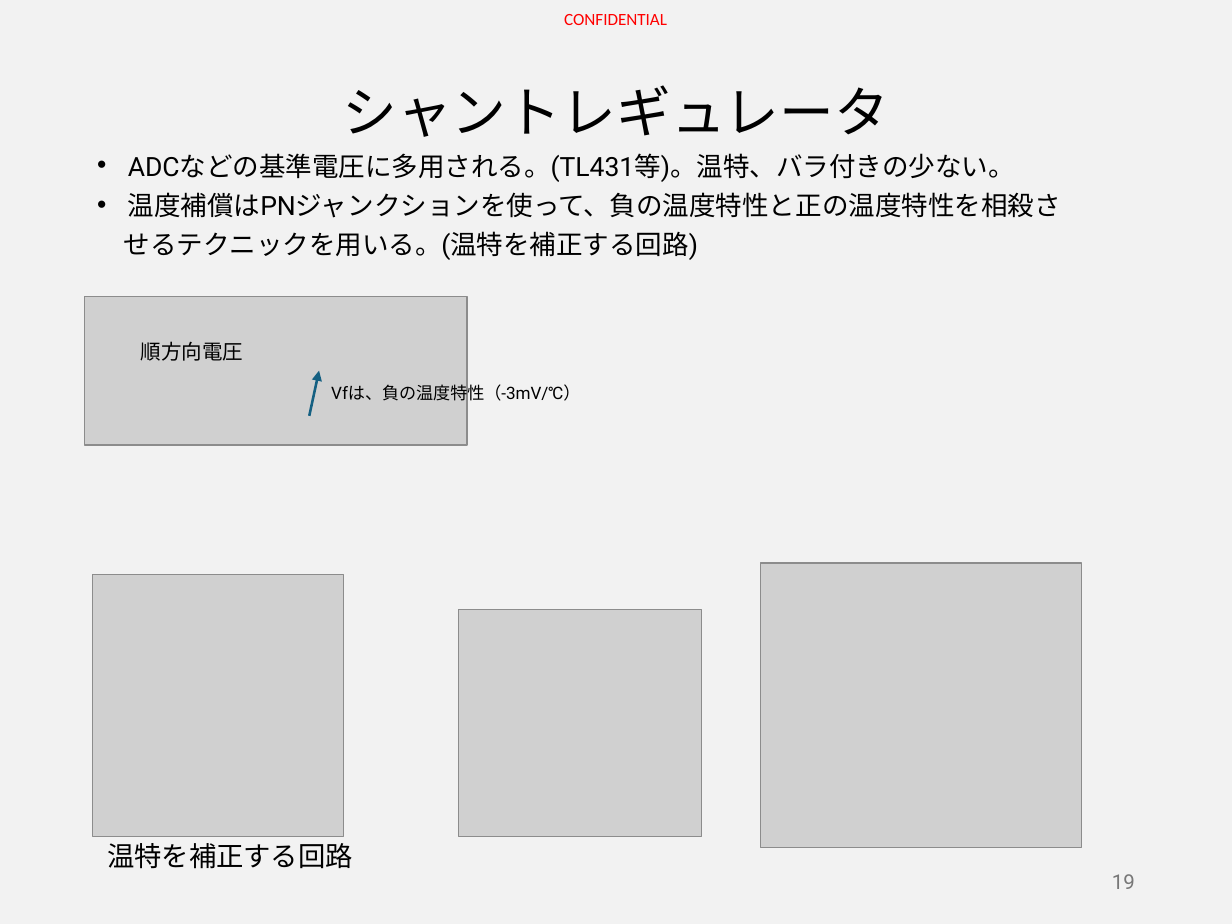
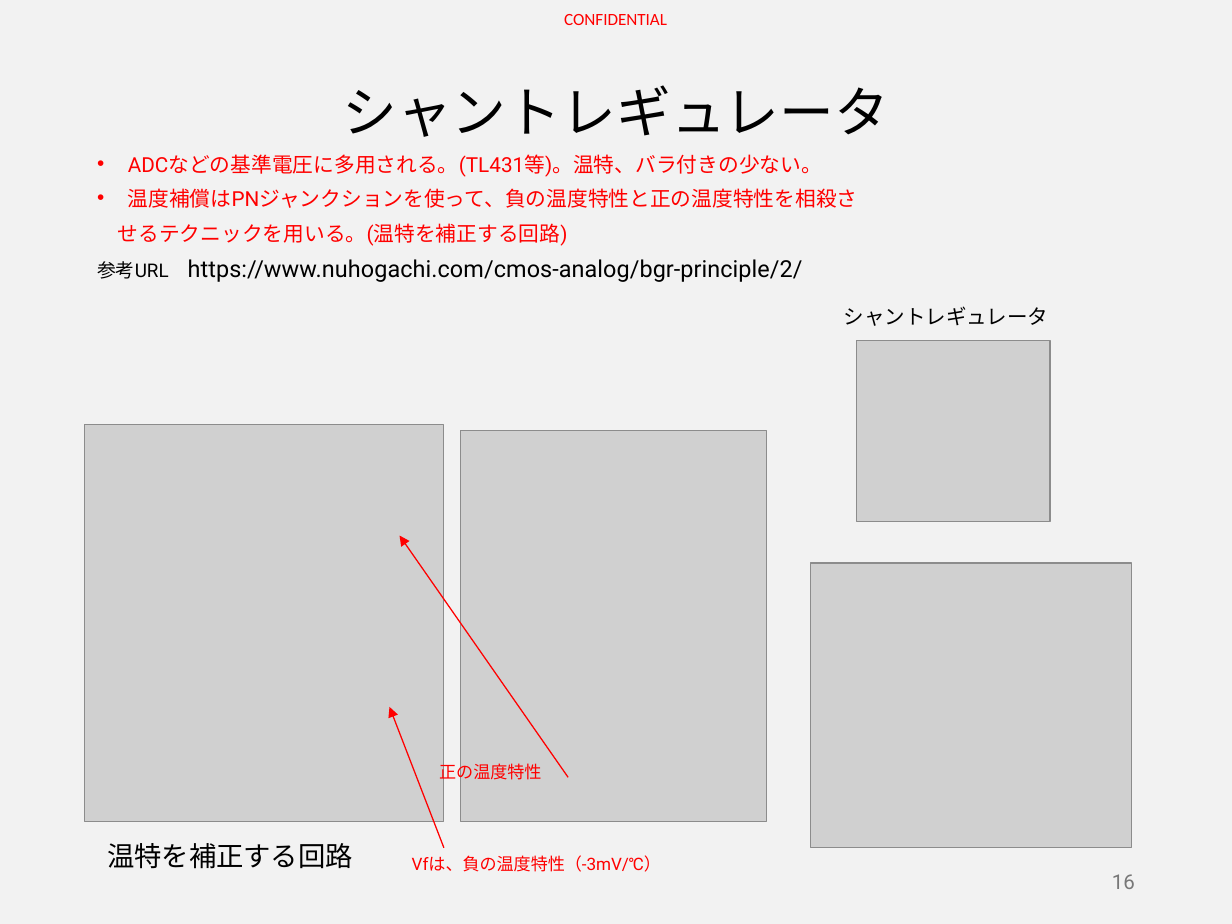
Before and after one commit to HiroyaIto/sansen, a slide deck: slide 16 of MOS-TrとICの基本&Tips Part1.pptx (slide 19 before the commit). Drawn at 1232x924 pixels with LibreOffice and Linux fonts; fonts in the diff are those of the drawing; grey boxes stand for pictures. Boxes give left, top, right and bottom in pixels: in the first picture for what was removed or moved away, otherwise in the second. Text is boxed around its words. In the diff, an @@ line names an element or a change of style, - is before the commit and + after.

Commit message:
1128B

```diff
--- a/MOS-TrとICの基本&Tips Part1.pptx
+++ b/MOS-TrとICの基本&Tips Part1.pptx
@@ text at [118,154,858,246]: size 15.5 to 12.1 pt, text colour #000000 to #FF0000 in "ADCなどの基準電圧に多用される。(TL431等)。温特、バラ付きの少ない。", "温度補償はPNジャンクションを使って、負の温度特性と正の温度特性を相殺さ", "せるテクニックを用いる。(温特を補正する回路)" @@
@@ text at [97,259,803,282]: paragraph added @@
+参考URL https://www.nuhogachi.com/cmos-analog/bgr-principle/2/
@@ picture removed at [85,296,467,445] @@
@@ text added at [844,306,1049,326], 12 pt, text #000000 @@
+シャントレギュレータ
@@ text removed at [141,341,244,361] @@
-順方向電圧
@@ picture: place and size @@
-picture at [458,610,701,837]
+picture at [856,340,1050,521]
@@ arrow removed from (309, 416) to (319, 371) @@
@@ picture added at [85,425,445,822] @@
@@ picture added at [461,430,766,822] @@
@@ arrow added from (568, 777) to (399, 536), #FF0000 0.75 pt @@
@@ picture: place and size @@
-picture at [760,563,1082,848]
+picture at [811,563,1132,848]
@@ picture removed at [92,574,344,835] @@
@@ arrow added from (444, 848) to (389, 707), #FF0000 0.75 pt @@
@@ text added at [439,761,541,784], 10 pt, text #FF0000 @@
+正の温度特性
@@ text "Vfは、負の温度特性（-3mV/℃）": place and size @@
-text "Vfは、負の温度特性（-3mV/℃）" at [331,384,580,405]
+text "Vfは、負の温度特性（-3mV/℃）" at [412,855,661,872]
@@ text "Vfは、負の温度特性（-3mV/℃）" at [412,855,661,872]: text colour #000000 to #FF0000 @@
@@ page number at [1112,874,1135,889]: text changed @@
-19
+16
```
Also in this commit, not shown: 4 other slides changed, 6 slides added.
